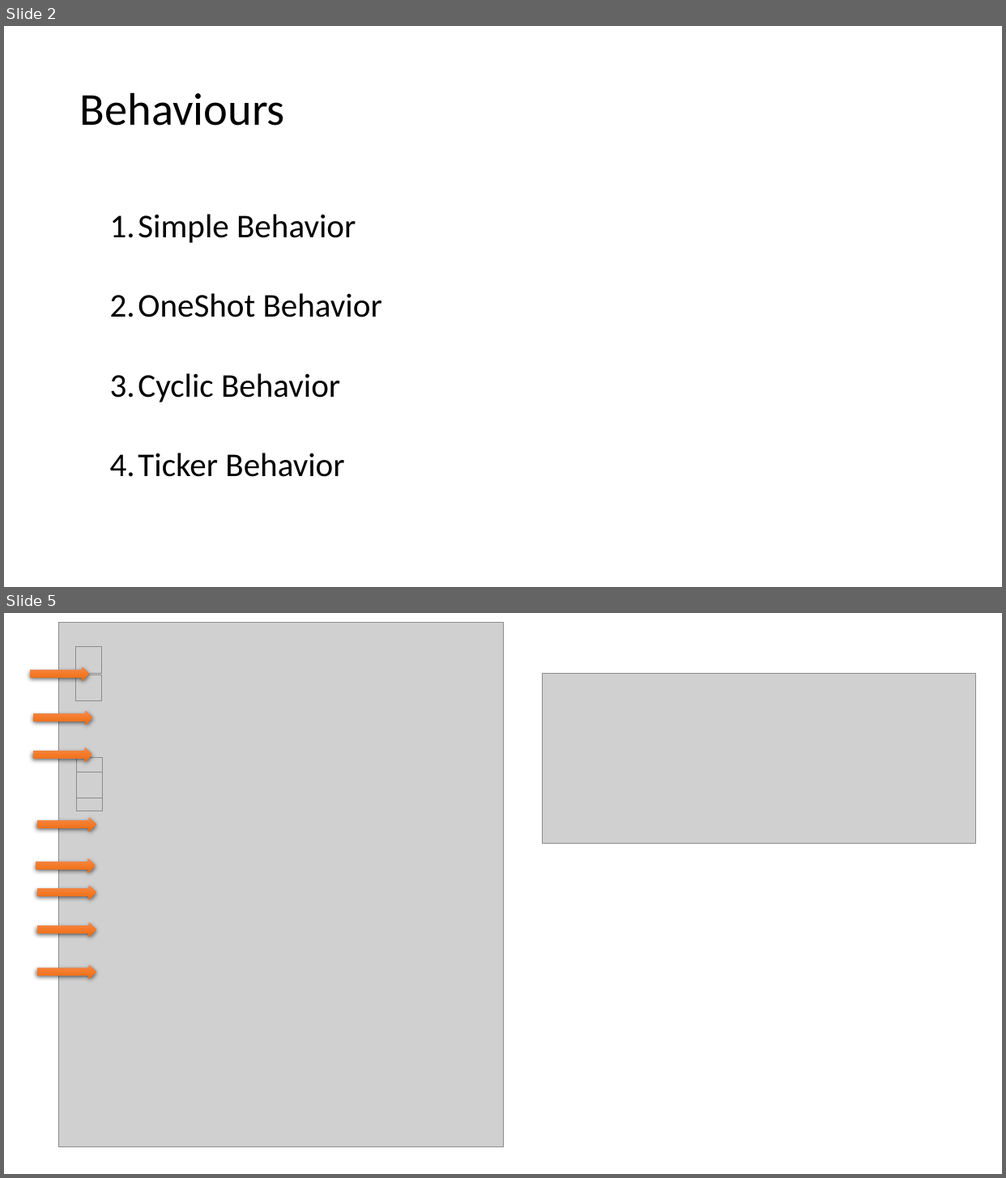
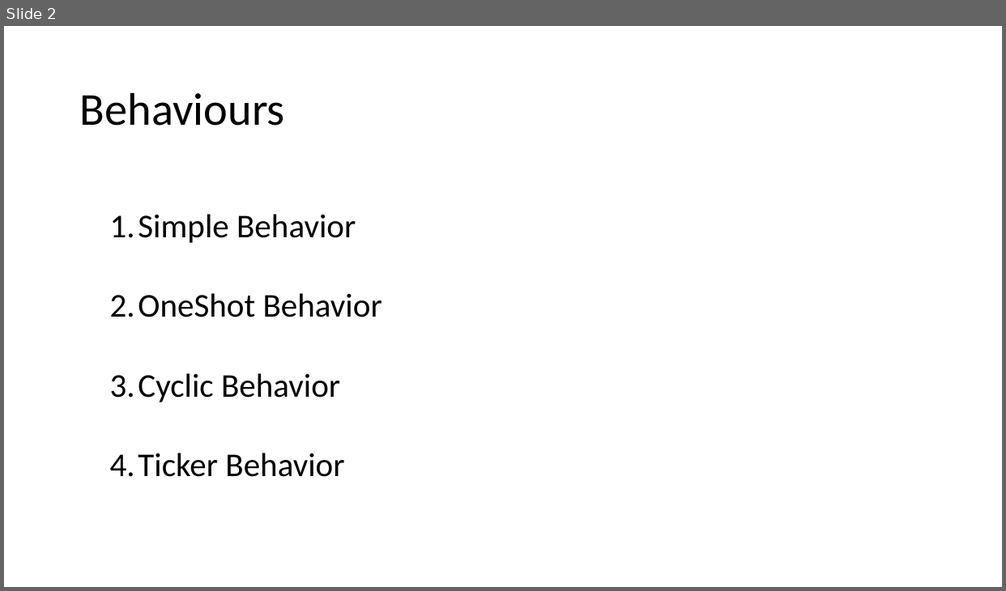
Before and after one commit to moein99/SENG696-Research-MatchMaking, a slide deck: documents/Assignment3_Demo.pptx. Shown one above the other, each under a label of ours: slides 2 and 5 before the commit, slide 2 after it; the slides between them are not shown. The pictures are 1006x1178 and 1006x591 pixels, drawn with LibreOffice and Linux fonts; fonts in the diff are those of the drawing; grey boxes stand for pictures. Boxes give left, top, right and bottom in pixels: in the first picture for what was removed or moved away, otherwise in the second. Text is boxed around its words. In the diff, an @@ line names an element or a change of style, - is before the commit and + after.

```diff
--- a/documents/Assignment3_Demo.pptx
+++ b/documents/Assignment3_Demo.pptx
@@ slide 5 removed at <box>4,613,1002,1174</box>, background #FFFFFF @@
@@ picture removed at <box>58,623,503,1148</box> @@
@@ picture removed at <box>76,647,102,673</box> @@
@@ right arrow removed at <box>30,667,89,681</box> @@
@@ picture removed at <box>76,675,102,701</box> @@
@@ picture removed at <box>543,673,976,843</box> @@
@@ right arrow removed at <box>33,710,92,725</box> @@
@@ right arrow removed at <box>33,747,92,762</box> @@
@@ picture removed at <box>77,757,103,784</box> @@
@@ picture removed at <box>77,772,103,798</box> @@
@@ picture removed at <box>77,786,103,811</box> @@
@@ right arrow removed at <box>37,817,96,832</box> @@
@@ right arrow removed at <box>36,858,96,873</box> @@
@@ right arrow removed at <box>37,885,96,900</box> @@
@@ right arrow removed at <box>37,923,96,937</box> @@
@@ right arrow removed at <box>37,965,96,979</box> @@
```
Also in this commit, not shown: 4 other slides removed, 1 other file.
